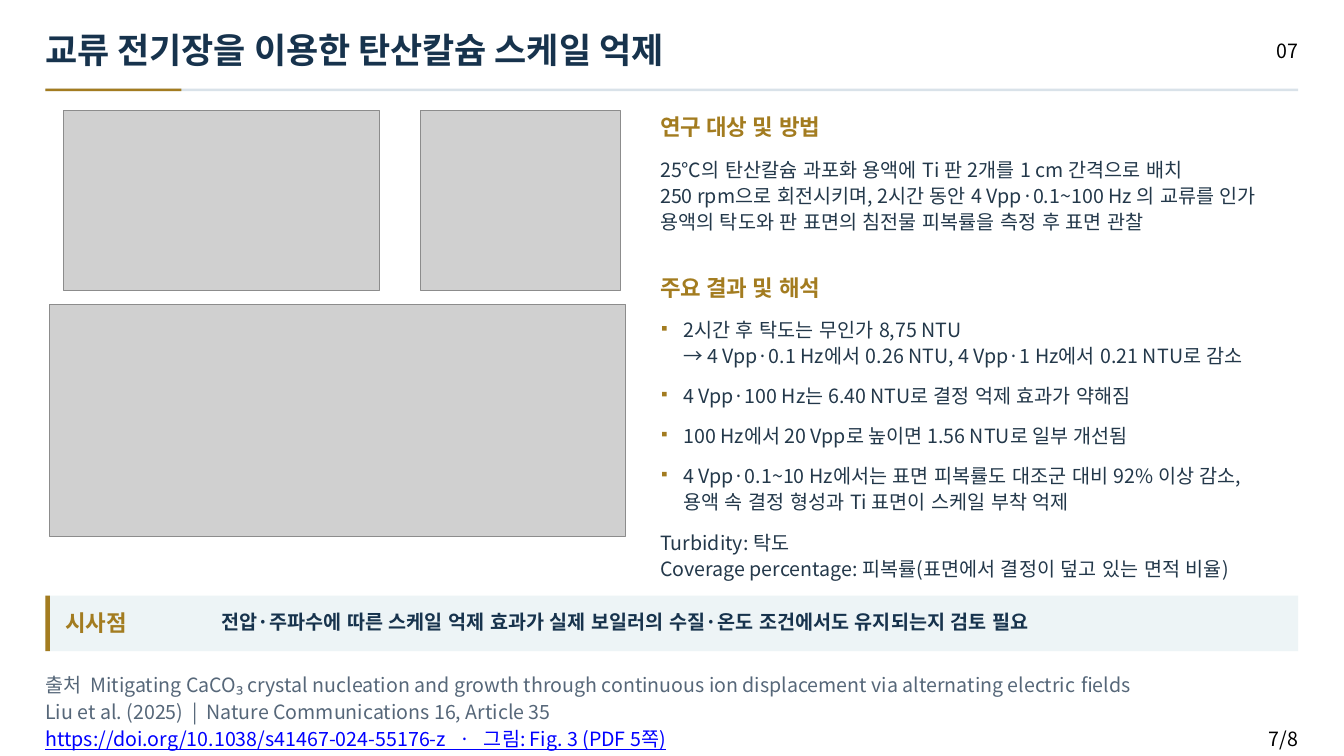
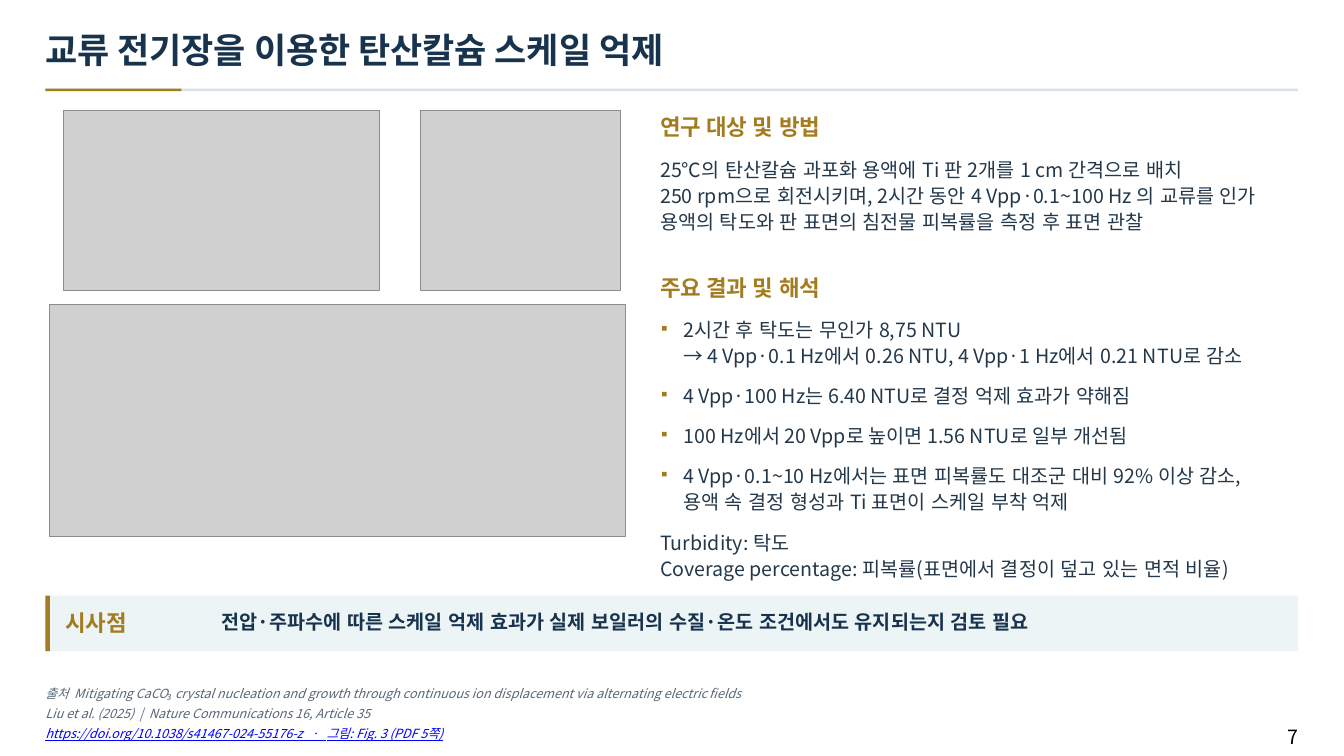
Before and after one commit to jskang5000-arch/-, a slide deck: slide 7 of documents/electrode-papers-user-revised-format-ko.pptx. Drawn at 1344x756 pixels with LibreOffice and Linux fonts; fonts in the diff are those of the drawing; grey boxes stand for pictures. Boxes give left, top, right and bottom in pixels: in the first picture for what was removed or moved away, otherwise in the second. Text is boxed around its words. In the diff, an @@ line names an element or a change of style, - is before the commit and + after.

```diff
--- a/documents/electrode-papers-user-revised-format-ko.pptx
+++ b/documents/electrode-papers-user-revised-format-ko.pptx
@@ text removed at box(1276, 43, 1298, 59) @@
-07
@@ size 14 to 9 pt, italic on; line spacing 18.5pt to 11.2pt in 3 elements at box(45, 708, 370, 720), box(45, 727, 443, 741), box(45, 687, 741, 701) @@
@@ text "출처 Mitigating CaCO₃ crystal nucleation ...": place and size @@
-text "출처 Mitigating CaCO₃ crystal nucleation ..." at box(45, 675, 1131, 697)
+text "출처 Mitigating CaCO₃ crystal nucleation ..." at box(45, 687, 741, 701)
@@ text at box(1287, 729, 1298, 744): text changed @@
-7/8
+7
```
Also in this commit, not shown: 7 other slides changed, 1 other file.
